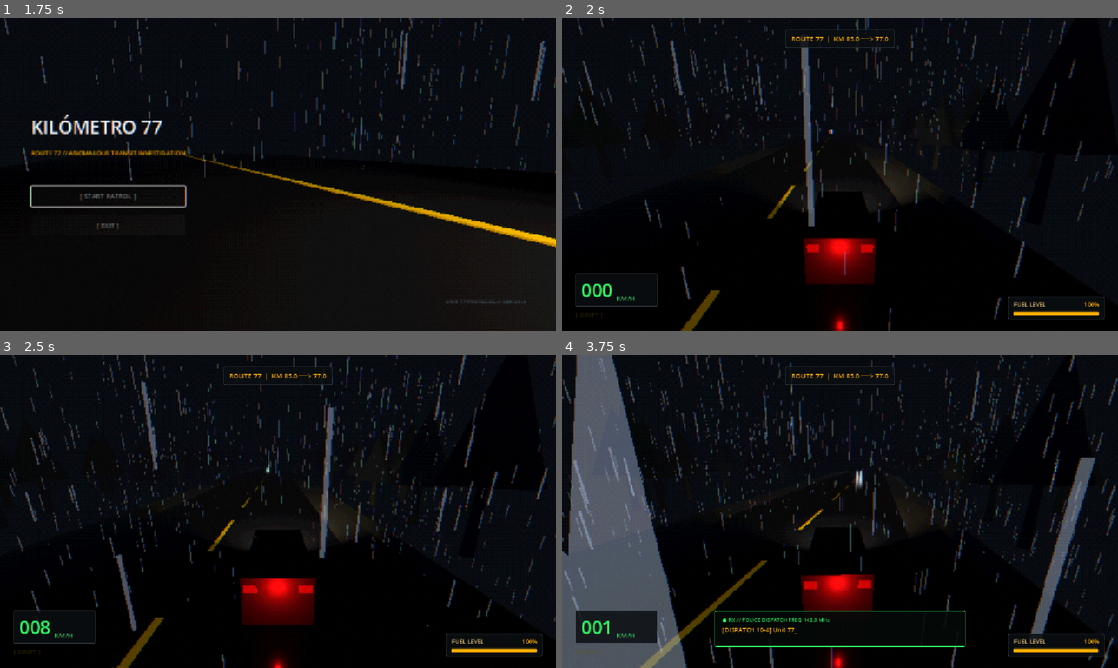
Above: before the commit, frames 1-4 (two rows, left to right).
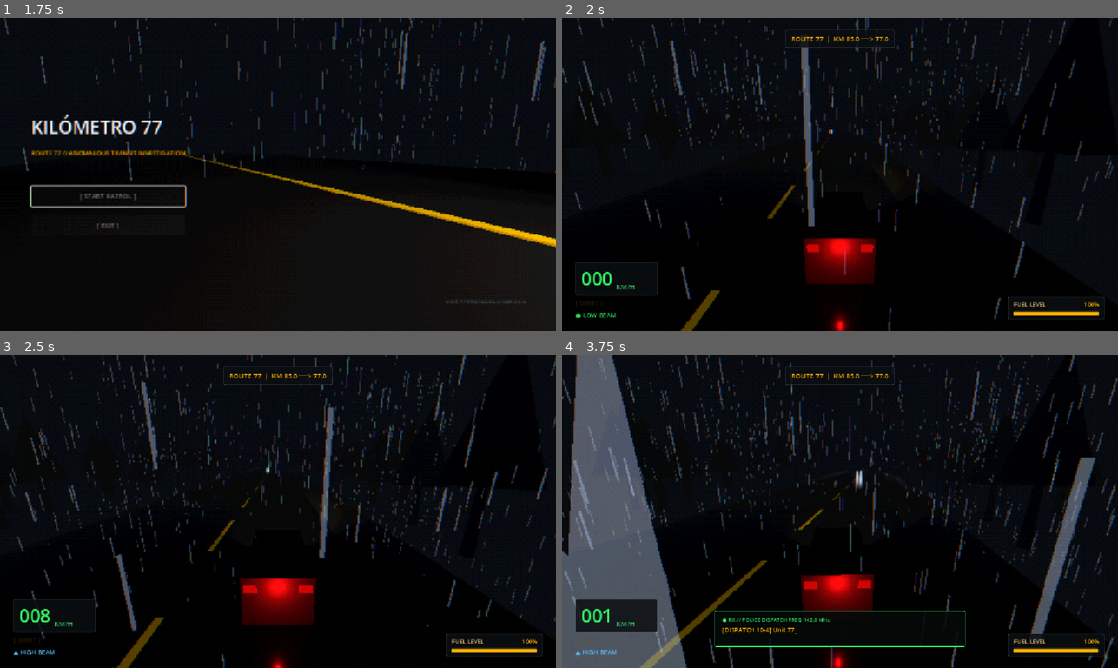
Above: after the commit, the same moments.

Repository: sebavidal10/km77
Game: Godot game, scene res://main_menu.tscn
Same seed, same stepped clock (60 frames per second), same inputs: the game is played once before the commit and once after it.
Inputs:
- Up to frame 1 (1.75 s): click "[ START PATROL ]" at 0.5 s; hold Right (steer_right) from 1.28 s (still down); tap F (toggle_high_beams, bound only after the commit) at 1.35 s
- Up to frame 2 (2 s): keep holding Right (steer_right)
- Up to frame 3 (2.5 s): release Right (steer_right) at 2.03 s; hold S (brake) from 2.03 s (still down); tap E (interact) at 2.1 s; tap F (toggle_high_beams, bound only after the commit) at 2.3 s
- Up to frame 4 (3.75 s): release S (brake) at 2.78 s; hold Right (steer_right) 2.78-3.53 s; tap F (toggle_high_beams, bound only after the commit) at 2.85, 3.6 s; hold W (accelerate) from 3.53 s (still down)

Frame 1 is identical in both runs. In frame 2, 0.8% of the frame differs, in the area x 2-67%, y 46-96%; in frame 3, 0.8%; in frame 4, 1.5%, in the area x 2-66%, y 46-97%.

Commit message:
feat(van): implement player toggleable high and low beam headlight system with HUD indicator

Diff:
--- a/hud.gd
+++ b/hud.gd
@@ -14,9 +14,12 @@
 const COLOR_PHOSPHOR_GREEN := Color(0.2, 1.0, 0.4, 1.0) # #33FF66
 const COLOR_ANALOG_AMBER := Color(1.0, 0.69, 0.0, 1.0)   # #FFB000
 const COLOR_BLOOD_RED := Color(1.0, 0.2, 0.2, 1.0)       # #FF3333
+const COLOR_HIGH_BEAM_BLUE := Color(0.35, 0.75, 1.0, 1.0)
+const COLOR_LOW_BEAM_GREEN := Color(0.2, 1.0, 0.4, 0.85)
 
 @onready var speed_value_label: Label = %SpeedValue
 @onready var drift_badge: Label = %DriftBadge
+@onready var headlight_badge: Label = %HeadlightBadge
 @onready var route_label: Label = %RouteLabel
 @onready var fuel_bar: ProgressBar = %FuelBar
 @onready var fuel_percent_label: Label = %FuelPercent
@@ -280,6 +283,8 @@
 		target_van.drift_state_changed.connect(_on_drift_state_changed)
 	if not target_van.engine_health_changed.is_connected(_on_engine_health_changed):
 		target_van.engine_health_changed.connect(_on_engine_health_changed)
+	if not target_van.headlights_mode_changed.is_connected(_on_headlights_mode_changed):
+		target_van.headlights_mode_changed.connect(_on_headlights_mode_changed)
 
 func _connect_radio_manager() -> void:
 	if RadioManager.instance:
@@ -294,6 +299,7 @@
 		_on_fuel_changed(100.0, 100.0)
 		_on_distance_updated(0.0, 85.0)
 		_on_drift_state_changed(false)
+		_on_headlights_mode_changed(false)
 
 func _sync_van_state() -> void:
 	if not target_van:
@@ -302,6 +308,7 @@
 	_on_fuel_changed(target_van.current_fuel, target_van.max_fuel)
 	_on_distance_updated(target_van.distance_traveled_meters, target_van.current_kilometer)
 	_on_drift_state_changed(target_van.is_actively_drifting)
+	_on_headlights_mode_changed(target_van.is_high_beams_active)
 
 func _process_status_warnings(delta: float) -> void:
 	if not target_van or not low_fuel_warning:
@@ -437,3 +444,13 @@
 			drift_badge.modulate = COLOR_ANALOG_AMBER
 		else:
 			drift_badge.modulate = Color(0.4, 0.45, 0.48, 0.35)
+
+func _on_headlights_mode_changed(is_high: bool) -> void:
+	if not headlight_badge:
+		return
+	if is_high:
+		headlight_badge.text = "▲ HIGH BEAM"
+		headlight_badge.add_theme_color_override("font_color", COLOR_HIGH_BEAM_BLUE)
+	else:
+		headlight_badge.text = "● LOW BEAM"
+		headlight_badge.add_theme_color_override("font_color", COLOR_LOW_BEAM_GREEN)
--- a/hud.tscn
+++ b/hud.tscn
@@ -167,6 +167,13 @@
 theme_override_font_sizes/font_size = 14
 text = "[ DRIFT ]"
 
+[node name="HeadlightBadge" type="Label" parent="MarginContainer/Control/BottomLeft" unique_id=12938476]
+unique_name_in_owner = true
+layout_mode = 2
+theme_override_colors/font_color = Color(0.2, 1, 0.4, 0.85)
+theme_override_font_sizes/font_size = 13
+text = "● LOW BEAM"
+
 [node name="BottomRight" type="VBoxContainer" parent="MarginContainer/Control" unique_id=58192034]
 layout_mode = 1
 anchors_preset = 3
--- a/project.godot
+++ b/project.godot
@@ -56,6 +56,11 @@
 "events": [Object(InputEventKey,"resource_local_to_scene":false,"resource_name":"","device":-1,"window_id":0,"alt_press …(192 unchanged characters)…
 ]
 }
+toggle_high_beams={
+"deadzone": 0.2,
+"events": [Object(InputEventKey,"resource_local_to_scene":false,"resource_name":"","device":-1,"window_id":0,"alt_pressed":false,"shift_pressed":false,"ctrl_pressed":false,"meta_pressed":false,"pressed":false,"keycode":0,"physical_keycode":70,"key_label":0,"unicode":102,"location":0,"echo":false,"script":null)
+]
+}
 
 [physics]
 
--- a/van.gd
+++ b/van.gd
@@ -15,6 +15,7 @@
 signal engine_health_changed(current: float, max_val: float)
 signal engine_critical
 signal headlight_damaged(light_name: String)
+signal headlights_mode_changed(is_high_beams: bool)
 signal collision_impact(intensity: float)
 signal vehicle_collapsed
 signal loop_reset_triggered
@@ -73,6 +74,22 @@
 ## Probability of breaking a headlight on medium impacts (5-14 m/s).
 @export var headlight_break_chance_light: float = 0.25
 
+@export_group("Headlight Beams")
+## Whether high beams are currently active.
+@export var is_high_beams_active: bool = false
+## Low beam spot range (meters).
+@export var low_beam_range: float = 40.0
+## Low beam cone angle (degrees).
+@export var low_beam_angle: float = 50.0
+## Low beam intensity energy.
+@export var low_beam_energy: float = 2.5
+## High beam spot range (meters).
+@export var high_beam_range: float = 85.0
+## High beam cone angle (degrees).
+@export var high_beam_angle: float = 35.0
+## High beam intensity energy.
+@export var high_beam_energy: float = 5.2
+
 @export_group("Reverse & Coasting")
 ## Maximum reverse speed in m/s (approx 36 km/h).
 @export var reverse_max_speed: float = 10.0
@@ -184,6 +201,13 @@
 	add_to_group("player")
 	collision_layer = 1
 	collision_mask = 1
+	_ensure_high_beams_action()
+	var tree := get_tree()
+	if tree and tree.current_scene:
+		_world_env = tree.current_scene.get_node_or_null("WorldEnvironment") as WorldEnvironment
+	_apply_headlight_mode_instant()
+	headlights_mode_changed.emit(is_high_beams_active)
+
 	current_kilometer = starting_kilometer
 	fuel_changed.emit(current_fuel, max_fuel)
 	engine_health_changed.emit(current_engine_health, max_engine_health)
@@ -209,6 +233,9 @@
 	_create_mud_particles()
 
 func _physics_process(delta: float) -> void:
+	if Input.is_action_just_pressed("toggle_high_beams"):
+		toggle_high_beams()
+
 	is_drifting = Input.is_action_pressed("handbrake")
 
 	# Check stall condition (fuel depleted or engine destroyed)
@@ -358,14 +385,15 @@
 	engine_health_changed.emit(current_engine_health, max_engine_health)
 
 	# 4. Restore headlights and taillights
+	is_high_beams_active = false
+	left_headlight_broken = false
+	right_headlight_broken = false
 	if headlight_left:
 		headlight_left.visible = true
-		headlight_left.light_energy = 12.0
 	if headlight_right:
 		headlight_right.visible = true
-		headlight_right.light_energy = 12.0
-	left_headlight_broken = false
-	right_headlight_broken = false
+	_apply_headlight_mode_instant()
+	headlights_mode_changed.emit(is_high_beams_active)
 
 	if _taillight_mat:
 		_taillight_mat.emission_energy_multiplier = 0.8
@@ -494,6 +522,67 @@
 				12.0 * delta
 			)
 
+	# Process headlight low/high beam transition & fog backscatter
+	_process_headlight_beams(delta)
+
+func _ensure_high_beams_action() -> void:
+	if not InputMap.has_action("toggle_high_beams"):
+		InputMap.add_action("toggle_high_beams")
+		var ev := InputEventKey.new()
+		ev.physical_keycode = KEY_F
+		InputMap.action_add_event("toggle_high_beams", ev)
+
+## Toggles between low beam and high beam headlights.
+func toggle_high_beams() -> void:
+	is_high_beams_active = not is_high_beams_active
+	headlights_mode_changed.emit(is_high_beams_active)
+
+## Instantly sets headlight parameters to current beam mode without smoothing.
+func _apply_headlight_mode_instant() -> void:
+	var target_range: float = high_beam_range if is_high_beams_active else low_beam_range
+	var target_angle: float = high_beam_angle if is_high_beams_active else low_beam_angle
+	var target_energy: float = high_beam_energy if is_high_beams_active else low_beam_energy
+	if headlight_left and not left_headlight_broken:
+		headlight_left.spot_range = target_range
+		headlight_left.spot_angle = target_angle
+		headlight_left.light_energy = target_energy
+	if headlight_right and not right_headlight_broken:
+		headlight_right.spot_range = target_range
+		headlight_right.spot_angle = target_angle
+		headlight_right.light_energy = target_energy
+
+## Smoothly interpolates beam range, angle, intensity, and atmospheric fog backscatter.
+func _process_headlight_beams(delta: float) -> void:
+	if not _world_env:
+		var tree := get_tree()
+		if tree and tree.current_scene:
+			_world_env = tree.current_scene.get_node_or_null("WorldEnvironment") as WorldEnvironment
+
+	var target_range: float = high_beam_range if is_high_beams_active else low_beam_range
+	var target_angle: float = high_beam_angle if is_high_beams_active else low_beam_angle
+	var target_energy: float = high_beam_energy if is_high_beams_active else low_beam_energy
+
+	if not is_stalled:
+		if headlight_left and not left_headlight_broken:
+			headlight_left.spot_range = move_toward(headlight_left.spot_range, target_range, 80.0 * delta)
+			headlight_left.spot_angle = move_toward(headlight_left.spot_angle, target_angle, 40.0 * delta)
+			if not _is_flickering_glitch:
+				headlight_left.light_energy = move_toward(headlight_left.light_energy, target_energy, 10.0 * delta)
+		if headlight_right and not right_headlight_broken:
+			headlight_right.spot_range = move_toward(headlight_right.spot_range, target_range, 80.0 * delta)
+			headlight_right.spot_angle = move_toward(headlight_right.spot_angle, target_angle, 40.0 * delta)
+			if not _is_flickering_glitch:
+				headlight_right.light_energy = move_toward(headlight_right.light_energy, target_energy, 10.0 * delta)
+
+	# Volumetric fog backscatter effect: high beams illuminate and scatter against heavy rain/fog
+	if _world_env and _world_env.environment and not _is_fog_anomaly:
+		var target_density: float = 0.088 if is_high_beams_active else 0.06
+		_world_env.environment.volumetric_fog_density = move_toward(
+			_world_env.environment.volumetric_fog_density,
+			target_density,
+			0.04 * delta
+		)
+
 ## Handles physical impacts with obstacles and vehicles: damage, speed scrub, shake, and headlight failure.
 func _process_collisions(forward_dir: Vector3, _delta: float) -> void:
 	var slide_count := get_slide_collision_count()
@@ -589,14 +678,15 @@
 		is_stalled = false
 	engine_health_changed.emit(current_engine_health, max_engine_health)
 
+	var current_energy: float = high_beam_energy if is_high_beams_active else low_beam_energy
 	if left_headlight_broken and headlight_left:
 		left_headlight_broken = false
 		headlight_left.visible = true
-		headlight_left.light_energy = 10.0
+		headlight_left.light_energy = current_energy
 	if right_headlight_broken and headlight_right:
 		right_headlight_broken = false
 		headlight_right.visible = true
-		headlight_right.light_energy = 10.0
+		headlight_right.light_energy = current_energy
 
 ## Called when entering a roadside ditch mud zone.
 func enter_mud_zone() -> void:
--- a/world.tscn
+++ b/world.tscn
@@ -86,16 +86,16 @@
 [node name="HeadlightLeft" type="SpotLight3D" parent="Van" unique_id=615601642]
 transform = Transform3D(1, 0, 0, 0, 0.9781476, 0.2079117, 0, -0.2079117, 0.9781476, -0.8, 0.6, -2.2)
 light_color = Color(1, 0.9490196, 0.8, 1)
-light_energy = 12.0
-spot_range = 58.0
-spot_angle = 58.0
+light_energy = 2.5
+spot_range = 40.0
+spot_angle = 50.0
 
 [node name="HeadlighRight" type="SpotLight3D" parent="Van" unique_id=608761848]
 transform = Transform3D(1, 0, 0, 0, 0.9781476, 0.2079117, 0, -0.2079117, 0.9781476, 0.8, 0.6, -2.2)
 light_color = Color(1, 0.9490196, 0.8, 1)
-light_energy = 12.0
-spot_range = 58.0
-spot_angle = 58.0
+light_energy = 2.5
+spot_range = 40.0
+spot_angle = 50.0
 
 [node name="CameraTarget" type="Node3D" parent="Van" unique_id=615025000]
 transform = Transform3D(1, 0, 0, 0, 1, 0, 0, 0, 1, 0, 3.8, 7.0)
